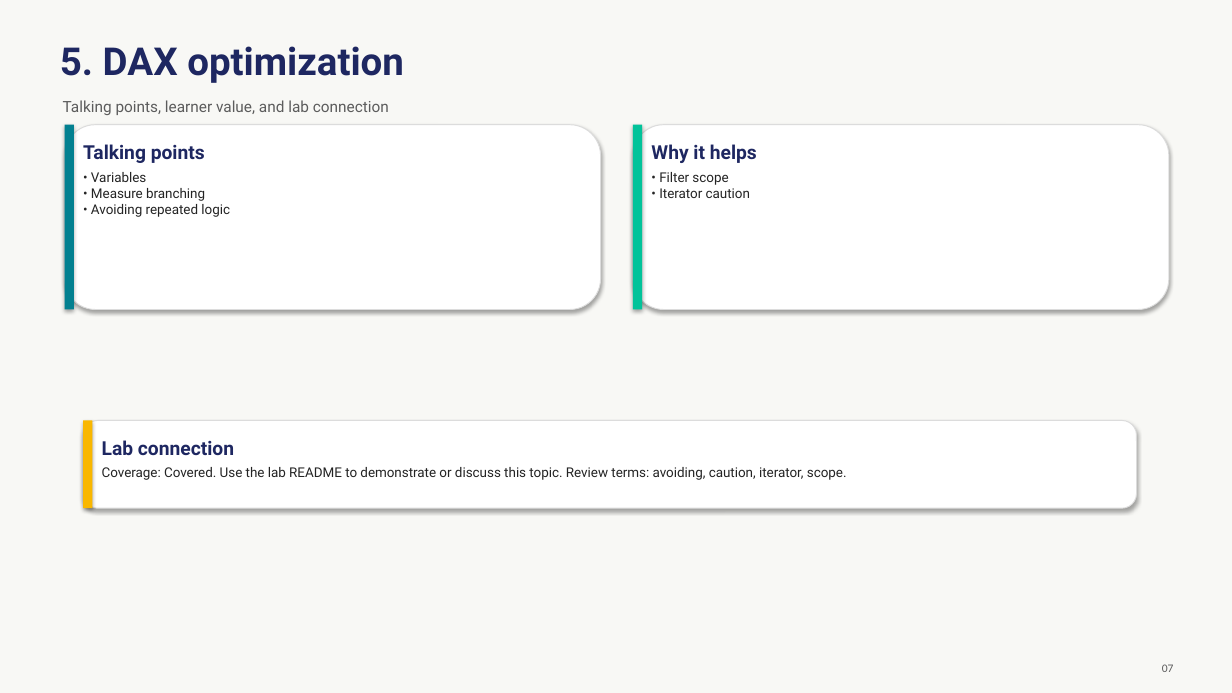
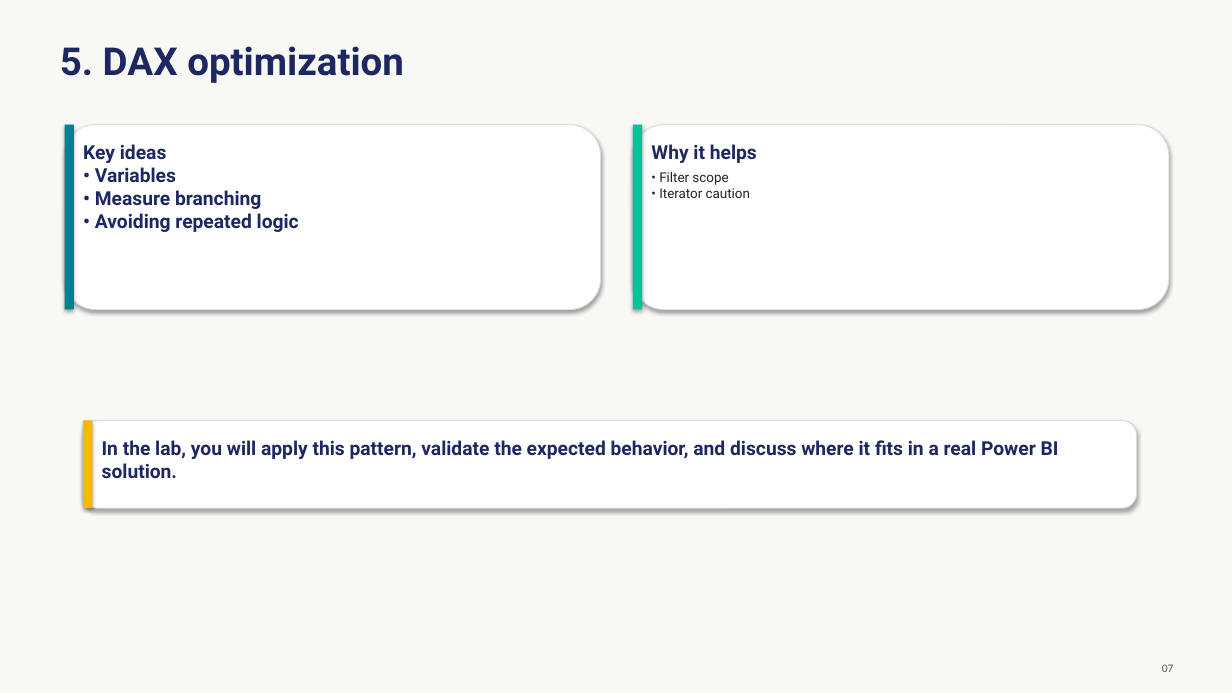
Before and after one commit to Coding-Forge/PBI-Advanced-Factory, a slide deck: slide 7 of modules/05-performance-optimization/assets/performance-optimization.pptx. Drawn at 1232x693 pixels with LibreOffice and Linux fonts; fonts in the diff are those of the drawing. Boxes give left, top, right and bottom in pixels: in the first picture for what was removed or moved away, otherwise in the second. Text is boxed around its words. In the diff, an @@ line names an element or a change of style, - is before the commit and + after.

```diff
--- a/modules/05-performance-optimization/assets/performance-optimization.pptx
+++ b/modules/05-performance-optimization/assets/performance-optimization.pptx
@@ text removed at (x1=63, y1=100, x2=389, y2=115) @@
-Talking points, learner value, and lab connection
@@ text at (x1=83, y1=144, x2=299, y2=232): text changed; size 10.5 to 15 pt; text colour #242424 to #1E2761; bold on @@
-Talking points
-• Variables
-• Measure branching
-• Avoiding repeated logic
+Key ideas
+• Variables
+• Measure branching
+• Avoiding repeated logic
@@ text at (x1=102, y1=440, x2=1059, y2=478): text changed; size 10.5 to 15 pt; text colour #242424 to #1E2761; bold on @@
-Lab connection
-Coverage: Covered. Use the lab README to demonstrate or discuss this topic. Review terms: avoiding, caution, iterator, scope.
+In the lab, you will apply this pattern, validate the expected behavior, and discuss where it fits in a real Power BI solution.
```
Also in this commit, not shown: 13 other slides changed, 10 other files.
